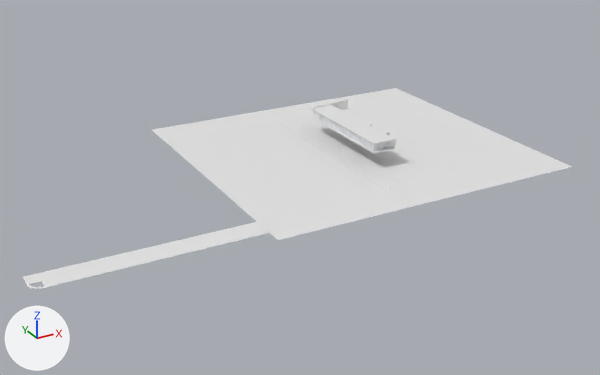
The FBX model Assets/Models/ClassRoom/model/library top room.fbx, before and after one commit.
One viewpoint serves both versions: a 50 mm camera at (-187.0, -296.0, 124.0) aimed at (-32.0, -15.0, -17.0). Every picture has the same lights, and +X, +Y and +Z are marked at lower left. Where no turn or scale is listed for an object, it has been applied to the vertices.

Names of what the first picture shows: 'le duong', 'san trruong', 'tran nha', 'tuong'.
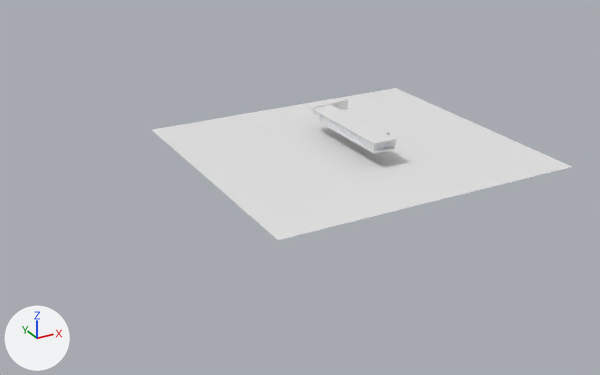
The newer file is also turned or shifted as a whole; pictures and numbers use the older file's frame.

The edits, one by one:
Object 'le duong' (ob_le_duong) is deleted.

Where the change shows, as pixel boxes [x1, y1, x2, y2] in the pictures (600 x 375 px):
'le duong', deleted
    before: [23, 124, 389, 289]
